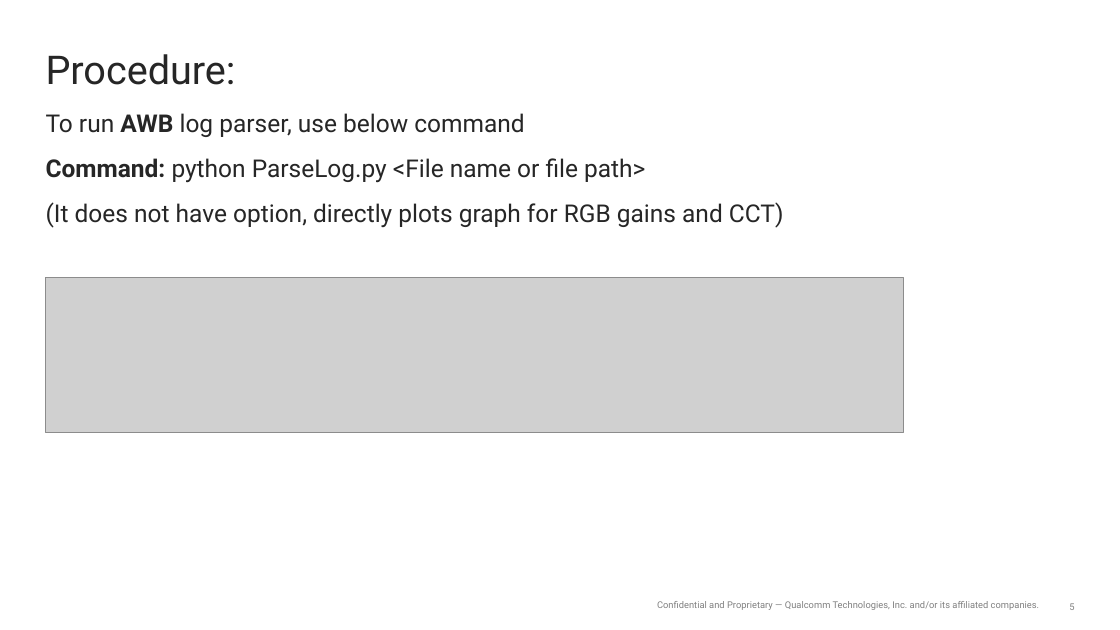
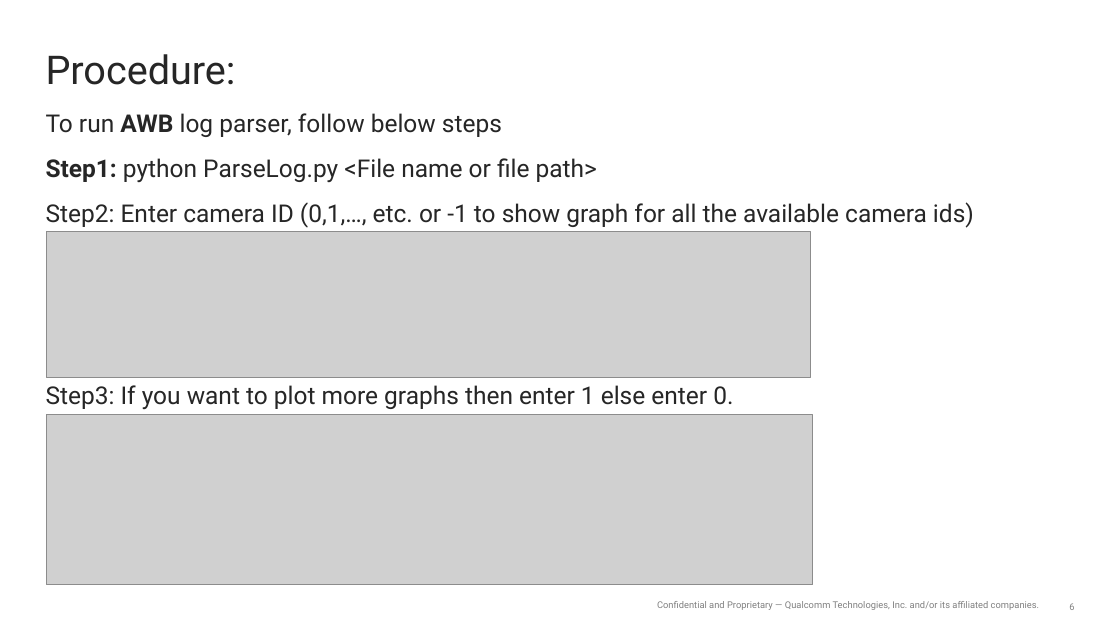
Before and after one commit to dkvg1892/Parse_camx_log, a slide deck: slide 6 of ParseLog_Plot_Graph.pptx (slide 5 before the commit). Drawn at 1120x630 pixels with LibreOffice and Linux fonts; fonts in the diff are those of the drawing; grey boxes stand for pictures. Boxes give left, top, right and bottom in pixels: in the first picture for what was removed or moved away, otherwise in the second. Text is boxed around its words. In the diff, an @@ line names an element or a change of style, - is before the commit and + after.

Commit message:
Updated PPT for multicamera
-More snapshots added and updated steps

```diff
--- a/ParseLog_Plot_Graph.pptx
+++ b/ParseLog_Plot_Graph.pptx
@@ text at <box>46,113,974,409</box>: text changed @@
-            To run AWB log parser, use below command
-            Command: python ParseLog.py <File name or file path>
-            (It does not have option, directly plots graph for RGB gains and CCT)
+            To run AWB log parser, follow below steps
+            Step1: python ParseLog.py <File name or file path>
+            Step2: Enter camera ID (0,1,…, etc. or -1 to show graph for all the available camera ids)
+            Step3: If you want to plot more graphs then enter 1 else enter 0.
@@ picture added at <box>46,231,810,377</box> @@
@@ picture removed at <box>45,277,903,433</box> @@
@@ picture added at <box>46,415,812,586</box> @@
```
Also in this commit, not shown: 3 other slides changed, 7 slides added.
